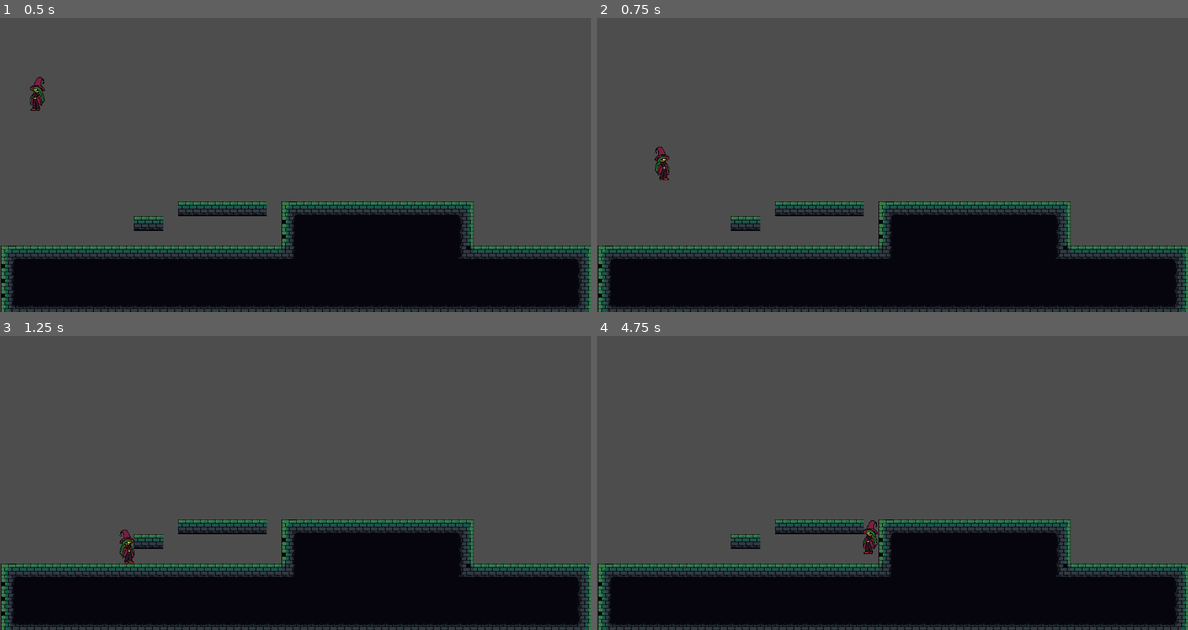
Above: before the commit, frames 1-4 (two rows, left to right).
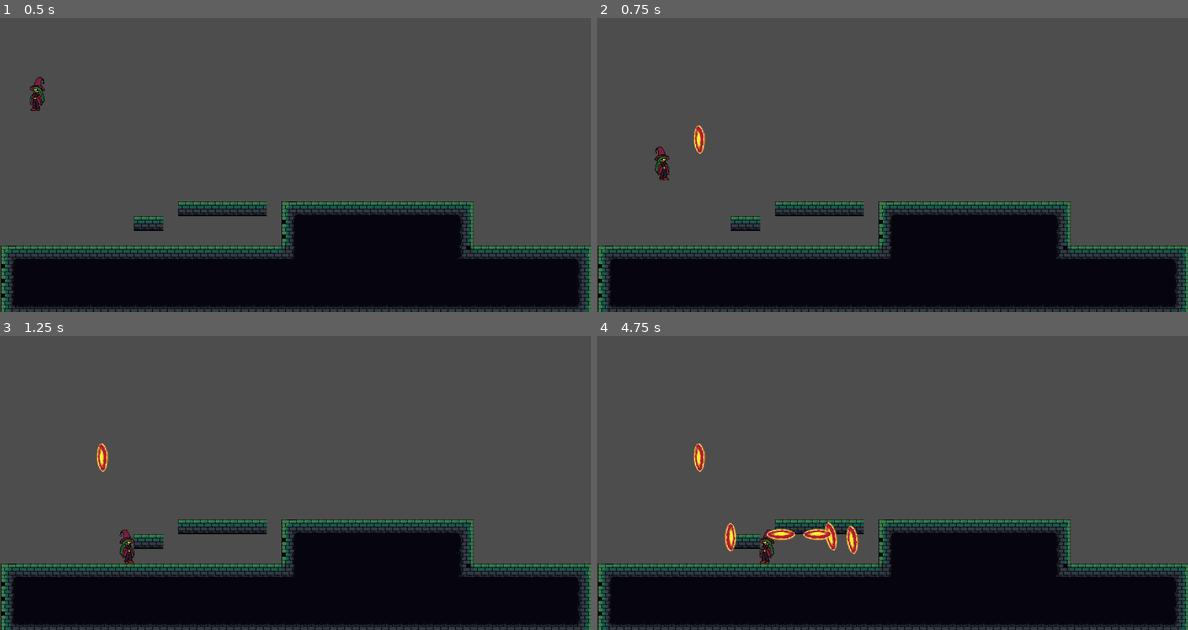
Above: after the commit, the same moments.

Repository: graylikeblackandwhite/portalgame
Game: Godot game, scene res://Scenes/main.tscn
Same seed, same stepped clock (60 frames per second), same inputs: the game is played once before the commit and once after it.
Inputs (mouse positions are in pixels of both pictures, inside the frame that each line leads up to):
- Up to frame 1 (0.5 s): no input
- Up to frame 2 (0.75 s): move the mouse to (1022, 129) at 0.52 s; hold D (right) from 0.53 s (still down); click (1022, 129) at 0.67 s
- Up to frame 3 (1.25 s): keep holding D (right); tap W (up) at 0.77 s
- Up to frame 4 (4.75 s): move the mouse to (774, 480) at 1.27 s; click (774, 480) at 1.42 s; tap W (up) at 1.52, 3.02, 3.77, 4.52 s; move the mouse to (951, 391) at 2.02 s; release D (right) at 2.03 s; hold A (left) 2.03-2.78 s; click (951, 391) at 2.17 s; move the mouse to (862, 530) at 2.77 s; hold D (right) 2.78-4.28 s; click (862, 530) at 2.92 s; move the mouse to (1069, 515) at 3.52 s; click (1069, 515) at 3.67 s; move the mouse to (715, 415) at 4.27 s; hold A (left) from 4.28 s (still down); click (715, 415) at 4.42 s

Frame 1 is identical in both runs. In frame 2, 0.2% of the frame differs, in the area x 16-19%, y 36-47%; in frame 3, 0.2%; in frame 4, 1.3%, in the area x 16-48%, y 36-78%.
Error before the commit: Attempt to call function 'spawn_portal' in base 'null instance' on a null instance. (res://Scripts/Player/player.gd:40)

Commit message:
implements basic ass shitty ass portals

Diff:
--- a/portal/Scenes/player.tscn
+++ b/portal/Scenes/player.tscn
@@ -8,6 +8,8 @@
 size = Vector2(29, 58)
 
 [node name="Player" type="CharacterBody2D"]
+collision_layer = 2
+collision_mask = 5
 script = ExtResource("1_cvnsp")
 jump_velocity = -500.0
 
--- a/portal/Scenes/portal.tscn
+++ b/portal/Scenes/portal.tscn
@@ -1,7 +1,10 @@
-[gd_scene load_steps=3 format=3 uid="uid://dwntn8imuus0q"]
+[gd_scene load_steps=4 format=3 uid="uid://dwntn8imuus0q"]
 
 [ext_resource type="Texture2D" uid="uid://w6ek0ehnuv5d" path="res://Assets/Art/Portal.png" id="1_j20fm"]
 [ext_resource type="Script" uid="uid://b3qpkabbut1rk" path="res://Scripts/Player/portal.gd" id="1_oi2tk"]
+
+[sub_resource type="CapsuleShape2D" id="CapsuleShape2D_oi2tk"]
+height = 60.0
 
 [node name="Portal" type="Node2D"]
 script = ExtResource("1_oi2tk")
@@ -11,3 +14,17 @@
 texture_filter = 1
 texture = ExtResource("1_j20fm")
 flip_h = true
+
+[node name="Area2D" type="Area2D" parent="."]
+collision_layer = 4
+collision_mask = 2
+
+[node name="CollisionShape2D" type="CollisionShape2D" parent="Area2D"]
+position = Vector2(1, 0)
+shape = SubResource("CapsuleShape2D_oi2tk")
+
+[node name="RayCast2D" type="RayCast2D" parent="."]
+target_position = Vector2(50, 0)
+
+[connection signal="body_entered" from="Area2D" to="." method="_on_portal_entered"]
+[connection signal="body_exited" from="Area2D" to="." method="_on_portal_exited"]
--- a/portal/Scripts/Player/player.gd
+++ b/portal/Scripts/Player/player.gd
@@ -1,6 +1,6 @@
 extends CharacterBody2D
 
-@onready var portal_spawner = $PortalSpawn
+@onready var portal_spawner = $PortalSpawner
 @onready var sprite : Sprite2D = $Sprite2D
 
 # public vars
@@ -8,7 +8,7 @@
 @export var jump_velocity : float = -400.0
 @export var portal_radius : float = 100
 
-var sprite_flipped = false;
+var sprite_flipped : bool = false;
 
 
 func _physics_process(delta: float) -> void:
@@ -36,5 +36,18 @@
 func _input(event: InputEvent) -> void:
 	if event is InputEventMouseButton:
 		if event.pressed:
-			var portal_position = position + ((event.position - global_position).normalized() * portal_radius);
-			portal_spawner.spawn_portal(portal_position, self.get_angle_to(event.position))
+			portal(event.position, self.get_angle_to(event.position))
+
+func portal(mouse_pos: Vector2, dir: float):
+
+	var portal_position = position + ((mouse_pos - global_position).normalized() * portal_radius);
+
+	# ray cast to direction and if it hits surface then place portal on it
+	var space_state = get_world_2d().direct_space_state
+	var query = PhysicsRayQueryParameters2D.create(global_position, portal_position)
+	var result = space_state.intersect_ray(query)
+
+	if result:
+		portal_spawner.spawn_portal(result.position, result.normal.angle())
+	else:
+		portal_spawner.spawn_portal(portal_position, dir)
--- a/portal/Scripts/Player/portal.gd
+++ b/portal/Scripts/Player/portal.gd
@@ -2,12 +2,18 @@
 extends Node2D
 
 @export var timer_max : float
+
+@onready var teleport_area : Area2D = $Area2D
+
+var portal1 : Portal
+var portal2 : Portal
 
 var spawn_pos : Vector2
 var spawn_rot : float
 
 var timer = 0
 
+var recently_teleported = false
 
 # Called when the node enters the scene tree for the first time.
 func _ready() -> void:
@@ -20,5 +26,24 @@
 func _process(delta: float) -> void:
 	if timer >= timer_max:
 		queue_free()
-	else:
-		timer += delta
+
+func _on_portal_entered(body:Node2D) -> void:
+	if !portal1 or !portal2:
+		pass
+	elif !portal1.recently_teleported and !portal2.recently_teleported:
+		if self == portal1:
+			body.position = portal2.position
+			body.velocity = portal2.transform.x * body.velocity.length()
+		else:
+			body.position = portal1.position
+			body.velocity = portal1.transform.x  * body.velocity.length()
+
+		portal1.recently_teleported = true
+		portal2.recently_teleported	= true
+
+func _on_portal_exited(body:Node2D) -> void:
+	if !portal1 or !portal2:
+		pass
+	elif portal1.recently_teleported and portal2.recently_teleported:
+		portal1.recently_teleported = false
+		portal2.recently_teleported = false
--- a/portal/Scripts/Player/portal_spawner.gd
+++ b/portal/Scripts/Player/portal_spawner.gd
@@ -2,7 +2,9 @@
 extends Node2D
 
 
-const PORTAL = preload("res://Scenes/portal.tscn")
+@onready var PORTAL = preload("res://Scenes/portal.tscn")
+
+var previous_portal : Portal = null
 
 # Called when the node enters the scene tree for the first time.
 func _ready() -> void:
@@ -13,8 +15,20 @@
 func _process(_delta: float) -> void:
 	pass
 
-func spawn_portal(portal_position: Vector2, portal_rotation: float):
+func spawn_portal(portal_position: Vector2, portal_rotation: float, ):
 	var instance = PORTAL.instantiate()
 	instance.spawn_pos = portal_position
 	instance.spawn_rot = portal_rotation
+
+	# pairs portals
+	if previous_portal == null:
+		previous_portal = instance
+		instance.portal1 = instance
+	else:
+		instance.portal1 = previous_portal
+		instance.portal2 = instance
+		previous_portal.portal2 = instance
+
+		previous_portal = null
+
 	owner.owner.add_child(instance)
--- /dev/null
+++ b/portal/Shaders/portal.gdshader
@@ -0,0 +1,14 @@
+shader_type canvas_item;
+
+void vertex() {
+	// Called for every vertex the material is visible on.
+}
+
+void fragment() {
+	// Called for every pixel the material is visible on.
+}
+
+//void light() {
+//	// Called for every pixel for every light affecting the CanvasItem.
+//	// Uncomment to replace the default light processing function with this one.
+//}
--- a/portal/project.godot
+++ b/portal/project.godot
@@ -48,6 +48,12 @@
 ]
 }
 
+[layer_names]
+
+2d_physics/layer_1="Ground"
+2d_physics/layer_2="Player"
+2d_physics/layer_3="Portal"
+
 [rendering]
 
 renderer/rendering_method="gl_compatibility"
Not shown, added: portal/Shaders/portal.gdshader.uid
